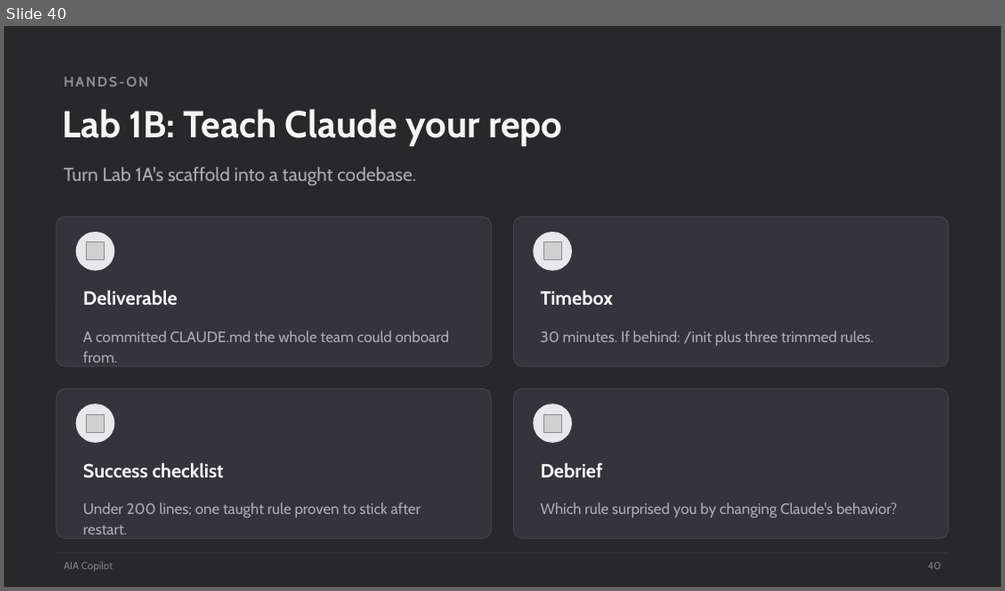
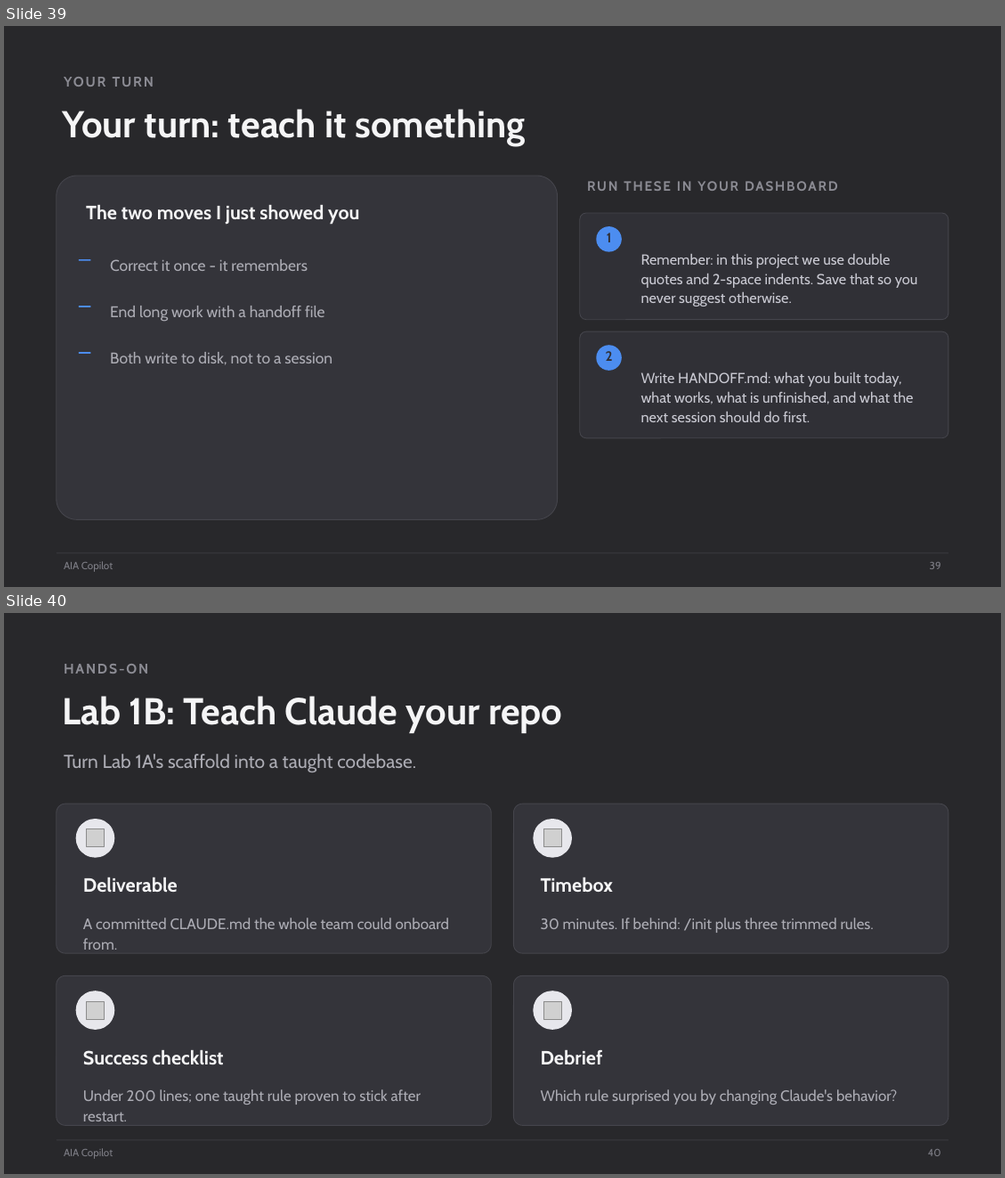
Before and after one commit to scottrhay/AIA-ClaudeCopilot, a slide deck: claude-code-3day/slides/Day1_Claude_Code_Fundamentals.pptx. Shown one above the other, each under a label of ours: slide 40 before the commit, slides 39 and 40 after it. The pictures are 1005x591 and 1005x1178 pixels, drawn with LibreOffice and Linux fonts; fonts in the diff are those of the drawing; grey boxes stand for pictures. Boxes give left, top, right and bottom in pixels: in the first picture for what was removed or moved away, otherwise in the second. Text is boxed around its words. In the diff, an @@ line names an element or a change of style, - is before the commit and + after.

Commit message:
Memory block: demo before follow-along; follow-along drops /init duplication and covers correction loop + handoff on their own repo

```diff
--- a/claude-code-3day/slides/Day1_Claude_Code_Fundamentals.pptx
+++ b/claude-code-3day/slides/Day1_Claude_Code_Fundamentals.pptx
@@ slide 39 added at bbox=[4, 26, 1001, 587], background #28282B @@
@@ text added at bbox=[62, 111, 220, 138], 13.5 pt, text #8B8B93, bold @@
+YOUR TURN
@@ text added at bbox=[228, 109, 525, 146], 36 pt, text #F5F5F6, bold @@
+Your turn: teach it something
@@ rounded rectangle added at bbox=[57, 176, 558, 520], fill #34343A, outline #45454C 0.75 pt @@
@@ text added at bbox=[86, 205, 359, 224], 18.5 pt, text #F5F5F6, bold @@
+The two moves I just showed you
@@ rounded rectangle added at bbox=[580, 213, 948, 320], fill #303036, outline #45454C 0.75 pt @@
@@ ellipse added at bbox=[596, 226, 622, 252], fill #4C8DF0 @@
@@ text added at bbox=[607, 232, 612, 242], 13 pt, text #303036, bold @@
+1
@@ rectangle added at bbox=[79, 259, 90, 261], fill #4C8DF0 @@
@@ text added at bbox=[110, 259, 307, 271], 15 pt, text #ACACB4 @@
+Correct it once - it remembers
@@ text added at bbox=[641, 254, 918, 306], 14 pt, text #C9C9D2 @@
+Remember: in this project we use double quotes and 2-space indents. Save that so you never suggest otherwise.
@@ text added at bbox=[716, 254, 728, 265], 13 pt, text #8B8B93, bold @@
+RUN THESE IN YOUR DASHBOARD
@@ rectangle added at bbox=[79, 305, 90, 307], fill #4C8DF0 @@
@@ text added at bbox=[110, 305, 325, 321], 15 pt, text #ACACB4 @@
+End long work with a handoff file
@@ rounded rectangle added at bbox=[580, 331, 948, 438], fill #303036, outline #45454C 0.75 pt @@
@@ ellipse added at bbox=[596, 345, 622, 370], fill #4C8DF0 @@
@@ rectangle added at bbox=[79, 352, 90, 354], fill #4C8DF0 @@
@@ text added at bbox=[110, 352, 332, 365], 15 pt, text #ACACB4 @@
+Both write to disk, not to a session
@@ text added at bbox=[606, 351, 613, 361], 13 pt, text #303036, bold @@
+2
@@ text added at bbox=[641, 372, 914, 422], 14 pt, text #C9C9D2 @@
+Write HANDOFF.md: what you built today, what works, what is unfinished, and what the next session should do first.
@@ rectangle added at bbox=[57, 553, 948, 553], fill #3A3A40 @@
@@ text added at bbox=[64, 561, 113, 572], 10 pt, text #7E7E86 @@
+AIA Copilot
@@ text added at bbox=[930, 562, 941, 569], 10 pt, text #7E7E86 @@
+39
```
Also in this commit, not shown: 1 slide changed, 1 slide removed.
